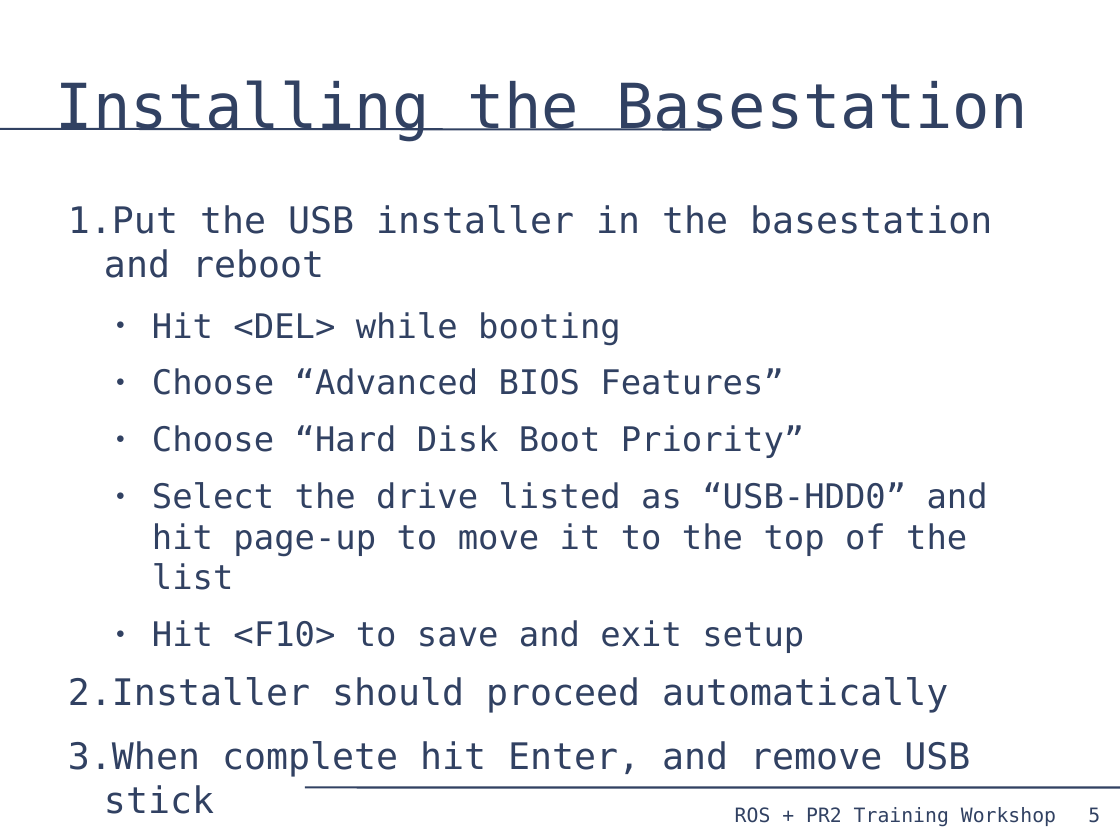
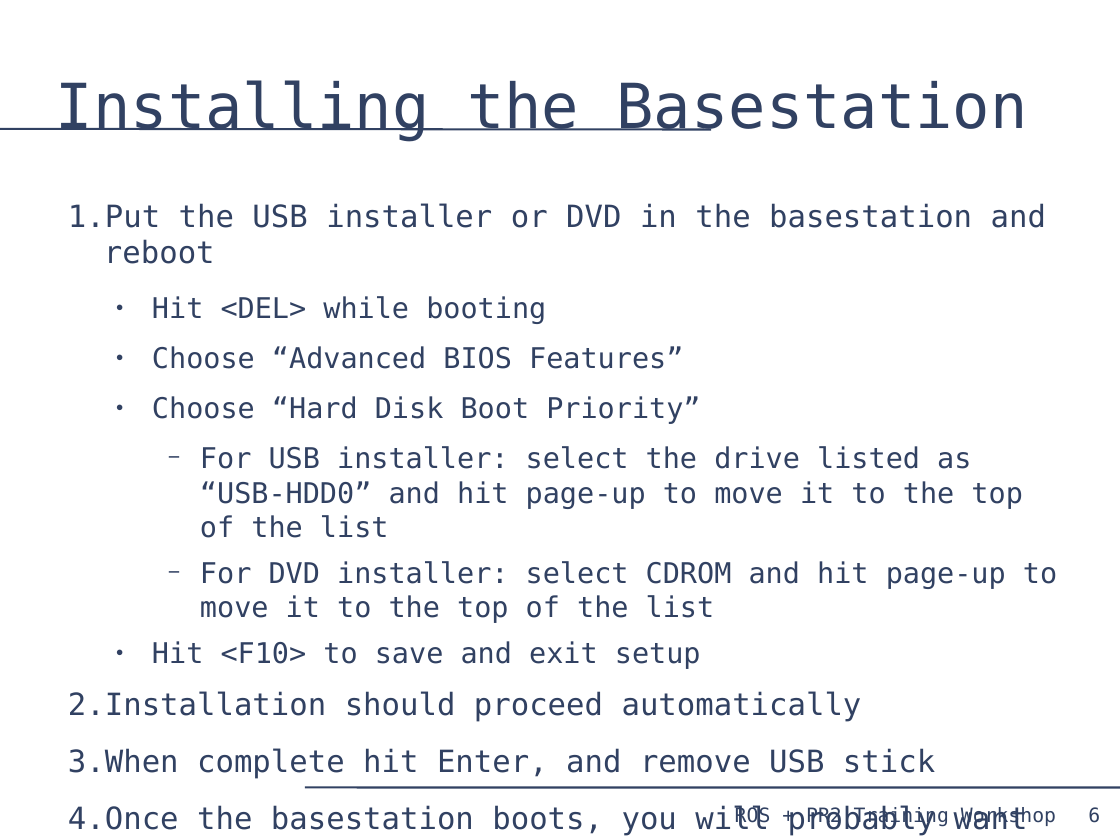
Before and after one commit to PR2/pr2_docs, a slide deck: slide 6 of pr2_training_workshop/reinstalling_pr2/reinstall.odp (slide 5 before the commit). Drawn at 1120x840 pixels with LibreOffice and Linux fonts; fonts in the diff are those of the drawing. Boxes give left, top, right and bottom in pixels: in the first picture for what was removed or moved away, otherwise in the second. Text is boxed around its words. In the diff, an @@ line names an element or a change of style, - is before the commit and + after.

Commit message:
Updates to presentation

```diff
--- a/pr2_training_workshop/reinstalling_pr2/reinstall.odp
+++ b/pr2_training_workshop/reinstalling_pr2/reinstall.odp
@@ text at (68, 203, 1046, 264): text changed; size 25.9 to 21.7 pt @@
-1. Put the USB installer in the basestation and reboot
+1. Put the USB installer or DVD in the basestation and reboot
@@ text at (68, 296, 935, 836): size 24.1 to 20.1 pt in "Hit <DEL> while booting", "Choose “Advanced BIOS Features”", "Choose “Hard Disk Boot Priority”", "Hit <F10> to save and exit setup"; size 25.9 to 21.7 pt in "When complete hit Enter, and remove USB ...", "Once the basestation boots, you will probably ..." @@
@@ text at (200, 446, 1057, 623): text changed; size 24.1 to 20.1 pt @@
-  ● Select the drive listed as “USB-HDD0” and hit page-up to move it to the top of the list
+    − For USB installer: select the drive listed as “USB-HDD0” and hit page-up to move it to the top of the list
+    − For DVD installer: select CDROM and hit page-up to move it to the top of the list
@@ text at (68, 691, 862, 722): text changed; size 25.9 to 21.7 pt @@
-2. Installer should proceed automatically
+2. Installation should proceed automatically
@@ page number at (1088, 807, 1100, 823): text changed @@
-5
+6
```
Also in this commit, not shown: 3 other slides changed, 2 slides added, 2 other files.
